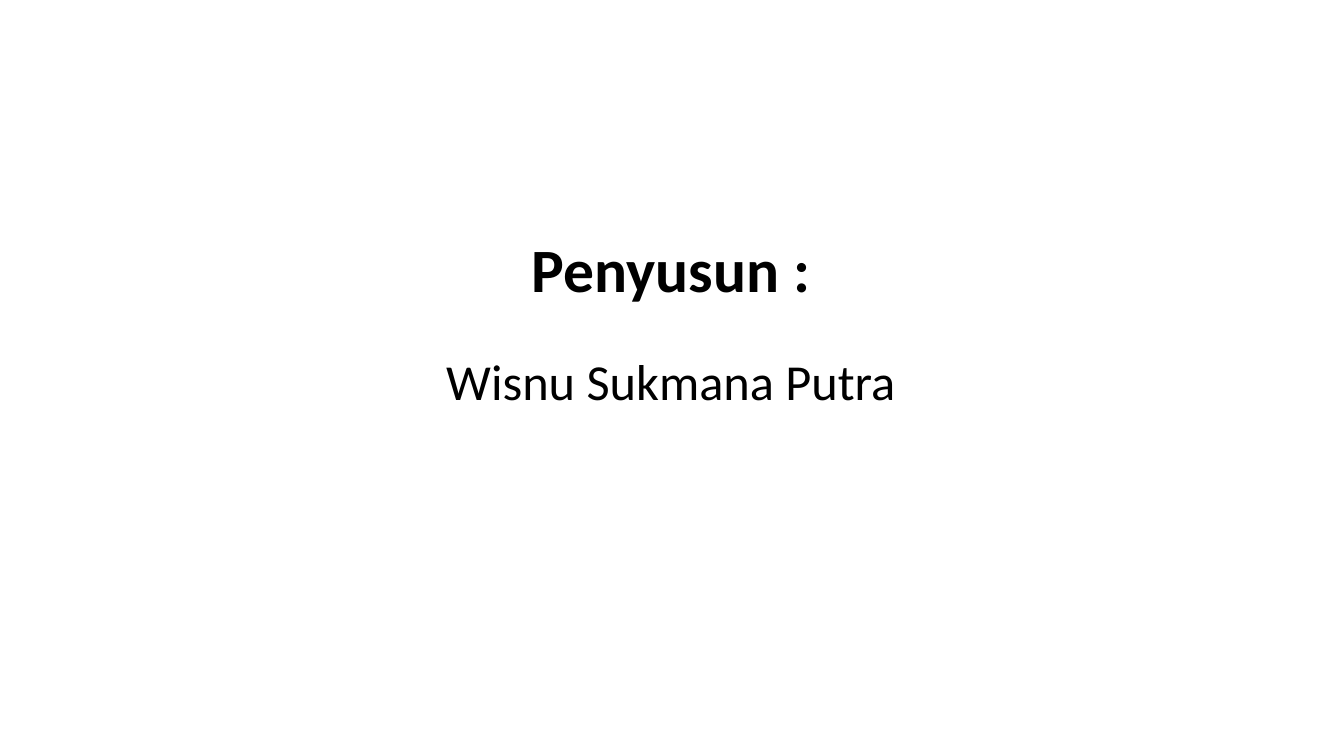
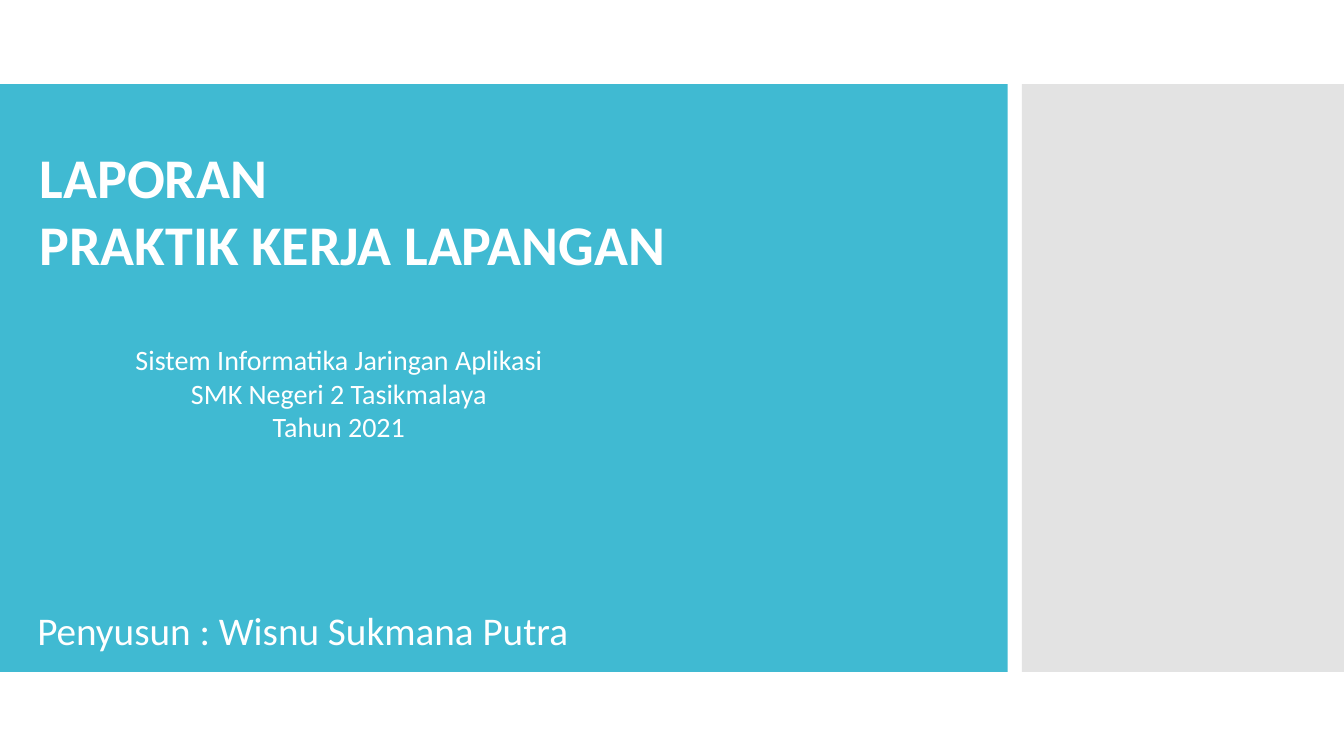
Before and after one commit to wisnushaputra/private-repo, a slide deck: slide 1 of Wisnu.pptx (slide 2 before the commit). Drawn at 1344x756 pixels with LibreOffice and Linux fonts; fonts in the diff are those of the drawing. Boxes give left, top, right and bottom in pixels: in the first picture for what was removed or moved away, otherwise in the second. Text is boxed around its words. In the diff, an @@ line names an element or a change of style, - is before the commit and + after.

Commit message:
Add files via upload
final laporan

```diff
--- a/Wisnu.pptx
+++ b/Wisnu.pptx
@@ rectangle added at bbox=[0, 84, 1008, 671], fill #40BAD2 @@
@@ rectangle added at bbox=[1022, 84, 1344, 671], fill #C8C8C8 at 50% opacity @@
@@ text added at bbox=[40, 161, 665, 266], 40 pt, text #FFFFFF, bold @@
+LAPORAN
+PRAKTIK KERJA LAPANGAN
@@ title removed at bbox=[532, 252, 779, 302] @@
-Penyusun :
@@ text added at bbox=[135, 350, 542, 437], 20 pt, text #FFFFFF @@
+Sistem Informatika Jaringan Aplikasi
+SMK Negeri 2 Tasikmalaya
+Tahun 2021
@@ text at bbox=[37, 617, 569, 652]: text changed; size 36 to 28 pt; text colour #000000 to #FFFFFF @@
-Wisnu Sukmana Putra
+Penyusun : Wisnu Sukmana Putra
```
Also in this commit, not shown: 4 other slides changed, 9 slides added, 2 slides removed, 1 other file.
